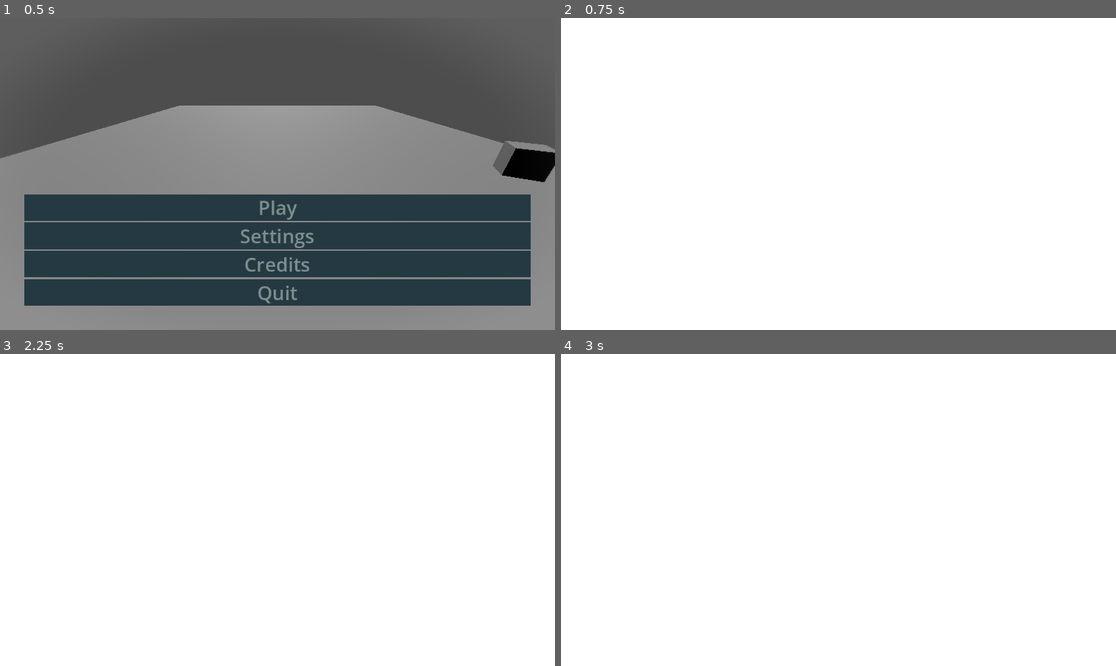
Above: before the commit, frames 1-4 (two rows, left to right).
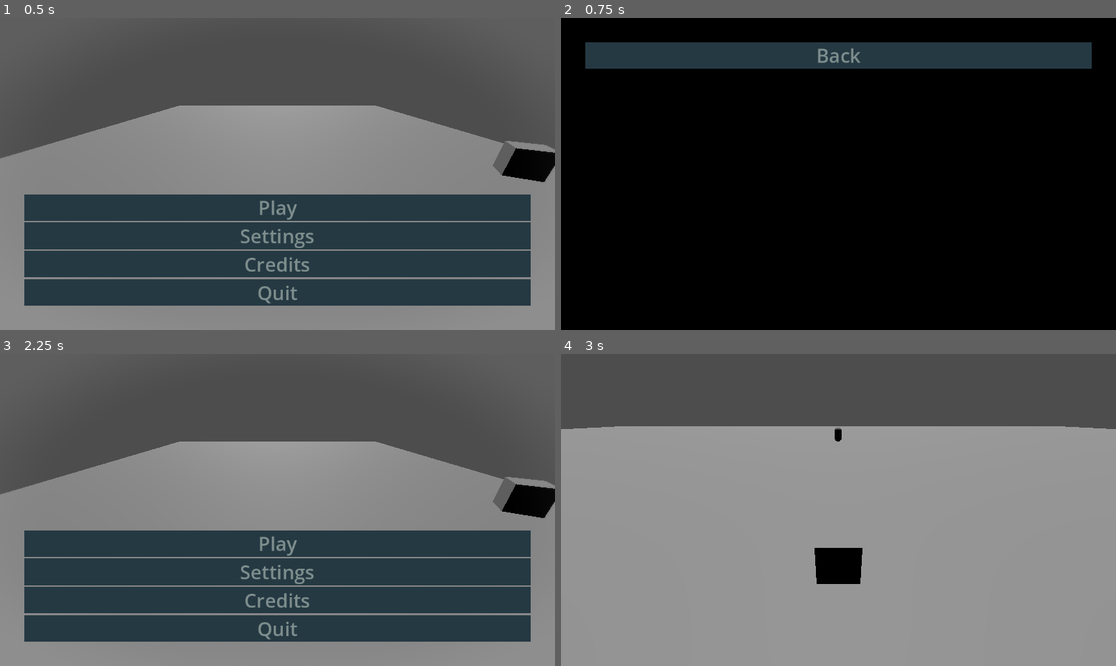
Above: after the commit, the same moments.

Repository: Tchetchouille/GMTK2024
Game: Godot game, scene res://scenes/jere_test_scene.tscn
Two runs of this game, one before a commit and one after it. Both use one fixed random seed, a clock stepped at 60 frames per second and the inputs below. This scene is started directly instead of the project's main scene.
Inputs (mouse positions are in pixels of both pictures, inside the frame that each line leads up to):
- Up to frame 1 (0.5 s): no input
- Up to frame 2 (0.75 s): click "Settings" at 0.5 s
- Up to frame 3 (2.25 s): click "Credits" at 1.25 s; click (277, 391) at 2 s, where only the run after the commit has a clickable "Back"
- Up to frame 4 (3 s): click "Play" at 2.75 s

Frame 1 is identical in both runs. In frame 2, 100% of the frame differs, in the area x 0-100%, y 0-100%; in frame 3, 100%; in frame 4, 100%.

Commit message:
Fixed Back button issues.

Diff:
--- /dev/null
+++ b/resources/Themes/settings_menu.tres
@@ -0,0 +1,19 @@
+[gd_resource type="Theme" load_steps=4 format=3 uid="uid://cqu6jlcef4qae"]
+
+[sub_resource type="StyleBoxFlat" id="StyleBoxFlat_rmv52"]
+bg_color = Color(0.312242, 0.440593, 0.508511, 1)
+
+[sub_resource type="StyleBoxFlat" id="StyleBoxFlat_6es7m"]
+bg_color = Color(0.145683, 0.222687, 0.263806, 1)
+
+[sub_resource type="StyleBoxFlat" id="StyleBoxFlat_8i1tb"]
+bg_color = Color(0.0985095, 0.15927, 0.189629, 1)
+
+[resource]
+Button/colors/font_color = Color(0.495186, 0.557425, 0.552476, 1)
+Button/colors/font_hover_color = Color(0.71533, 0.763879, 0.763767, 1)
+Button/colors/font_pressed_color = Color(0.884933, 0.906987, 0.906884, 1)
+Button/font_sizes/font_size = 40
+Button/styles/hover = SubResource("StyleBoxFlat_rmv52")
+Button/styles/normal = SubResource("StyleBoxFlat_6es7m")
+Button/styles/pressed = SubResource("StyleBoxFlat_8i1tb")
--- /dev/null
+++ b/scenes/UI/Buttons/back_button.tscn
@@ -0,0 +1,14 @@
+[gd_scene load_steps=2 format=3 uid="uid://bwpo3fgr5lcwr"]
+
+[ext_resource type="Script" path="res://scripts/UI/back_button.gd" id="1_hmog0"]
+
+[node name="BackButton" type="MarginContainer"]
+offset_right = 45.0
+offset_bottom = 31.0
+script = ExtResource("1_hmog0")
+
+[node name="Button" type="Button" parent="."]
+layout_mode = 2
+text = "Back"
+
+[connection signal="pressed" from="Button" to="." method="_on_back_button_pressed"]
--- a/scenes/UI/Menus/credits_menu.tscn
+++ b/scenes/UI/Menus/credits_menu.tscn
@@ -1,7 +1,7 @@
 [gd_scene load_steps=3 format=3 uid="uid://dq2evglrw7l7q"]
 
 [ext_resource type="Theme" uid="uid://8veqnsenap2i" path="res://resources/Themes/credits_menu.tres" id="1_5gydj"]
-[ext_resource type="Script" path="res://scripts/UI/credits_menu.gd" id="2_o1pwk"]
+[ext_resource type="PackedScene" uid="uid://bwpo3fgr5lcwr" path="res://scenes/UI/Buttons/back_button.tscn" id="2_wt6f6"]
 
 [node name="CreditsMenu" type="Control"]
 layout_mode = 3
@@ -11,7 +11,6 @@
 grow_horizontal = 2
 grow_vertical = 2
 theme = ExtResource("1_5gydj")
-script = ExtResource("2_o1pwk")
 
 [node name="ColorRect" type="ColorRect" parent="."]
 layout_mode = 1
@@ -49,8 +48,5 @@
 Sound Design:
 [/center]"
 
-[node name="BackButton" type="Button" parent="MarginContainer/VBoxContainer"]
+[node name="BackButton" parent="MarginContainer/VBoxContainer" instance=ExtResource("2_wt6f6")]
 layout_mode = 2
-text = "Back"
-
-[connection signal="pressed" from="MarginContainer/VBoxContainer/BackButton" to="." method="_on_back_button_pressed"]
--- a/scenes/UI/Menus/main_menu.tscn
+++ b/scenes/UI/Menus/main_menu.tscn
@@ -1,11 +1,10 @@
-[gd_scene load_steps=9 format=3 uid="uid://bamqbdjk5ka5y"]
+[gd_scene load_steps=8 format=3 uid="uid://bamqbdjk5ka5y"]
 
 [ext_resource type="Theme" uid="uid://dm3fofnyu8ox1" path="res://resources/Themes/main_menu.tres" id="1_gc4hb"]
 [ext_resource type="Script" path="res://scripts/UI/main_menu.gd" id="1_gw4m3"]
 [ext_resource type="PackedScene" uid="uid://ofgmtbsn8vv3" path="res://scenes/UI/Buttons/settings_button.tscn" id="2_ofhes"]
 [ext_resource type="Shader" path="res://resources/Shaders/main_menu.gdshader" id="3_7k53c"]
 [ext_resource type="PackedScene" uid="uid://ba24ru1psi5s4" path="res://scenes/UI/Buttons/quit_button.tscn" id="3_eyqqu"]
-[ext_resource type="Script" path="res://scripts/UI/background.gd" id="3_n6yyi"]
 [ext_resource type="PackedScene" uid="uid://b82obejhvti3m" path="res://scenes/UI/Buttons/credits_button.tscn" id="4_8hv2g"]
 
 [sub_resource type="ShaderMaterial" id="ShaderMaterial_wmwon"]
@@ -33,7 +32,6 @@
 anchor_bottom = 1.0
 grow_horizontal = 2
 grow_vertical = 2
-script = ExtResource("3_n6yyi")
 
 [node name="MarginContainer" type="MarginContainer" parent="."]
 layout_mode = 1
--- a/scenes/UI/Menus/settings_menu.tscn
+++ b/scenes/UI/Menus/settings_menu.tscn
@@ -1,4 +1,13 @@
-[gd_scene format=3 uid="uid://b4fycjv15m4l2"]
+[gd_scene load_steps=4 format=3 uid="uid://b4fycjv15m4l2"]
+
+[ext_resource type="Theme" uid="uid://cqu6jlcef4qae" path="res://resources/Themes/settings_menu.tres" id="1_o7d18"]
+[ext_resource type="PackedScene" uid="uid://bwpo3fgr5lcwr" path="res://scenes/UI/Buttons/back_button.tscn" id="1_wcsk2"]
+
+[sub_resource type="GDScript" id="GDScript_f71lm"]
+script/source = "extends Control
+
+func _on_back_button_pressed() -> void:
+	$\"../../..\".queue_free()"
 
 [node name="SettingsMenu" type="Control"]
 layout_mode = 3
@@ -7,6 +16,16 @@
 anchor_bottom = 1.0
 grow_horizontal = 2
 grow_vertical = 2
+theme = ExtResource("1_o7d18")
+
+[node name="Background" type="ColorRect" parent="."]
+layout_mode = 1
+anchors_preset = 15
+anchor_right = 1.0
+anchor_bottom = 1.0
+grow_horizontal = 2
+grow_vertical = 2
+color = Color(0, 0, 0, 1)
 
 [node name="MarginContainer" type="MarginContainer" parent="."]
 layout_mode = 1
@@ -15,6 +34,15 @@
 anchor_bottom = 1.0
 grow_horizontal = 2
 grow_vertical = 2
+theme_override_constants/margin_left = 50
+theme_override_constants/margin_top = 50
+theme_override_constants/margin_right = 50
+theme_override_constants/margin_bottom = 50
 
-[node name="ColorRect" type="ColorRect" parent="MarginContainer"]
+[node name="VBoxContainer" type="VBoxContainer" parent="MarginContainer"]
 layout_mode = 2
+
+[node name="BackButton" parent="MarginContainer/VBoxContainer" instance=ExtResource("1_wcsk2")]
+custom_minimum_size = Vector2(0, 50)
+layout_mode = 2
+script = SubResource("GDScript_f71lm")
--- a/scenes/jere_test_scene.tscn
+++ b/scenes/jere_test_scene.tscn
@@ -10,7 +10,6 @@
 [node name="MainMenu" parent="." instance=ExtResource("1_376a7")]
 
 [node name="GeneralUI" parent="." instance=ExtResource("2_0phh2")]
-visible = false
 
 [node name="MerdierDeTest" type="Node3D" parent="."]
 
--- a/scripts/UI/credits_menu.gd
+++ b/scripts/UI/back_button.gd
@@ -1,4 +1,4 @@
 extends Control
 
 func _on_back_button_pressed() -> void:
-	queue_free()
+	$"../../..".queue_free()
--- a/scripts/UI/background.gd
+++ /dev/null
@@ -1,14 +0,0 @@
-extends ColorRect
-
-var squares = [
-
-]
-
-# Called when the node enters the scene tree for the first time.
-func _ready() -> void:
-	pass # Replace with function body.
-
-
-# Called every frame. 'delta' is the elapsed time since the previous frame.
-func _process(delta: float) -> void:
-	pass
--- a/scripts/UI/main_menu.gd
+++ b/scripts/UI/main_menu.gd
@@ -1,6 +1,4 @@
 extends Control
-
-var settings_menu = preload("res://scenes/UI/Menus/settings_menu.tscn")
 
 # Loading the main scene when play button is pressed.
 func _on_play_button_pressed() -> void:
